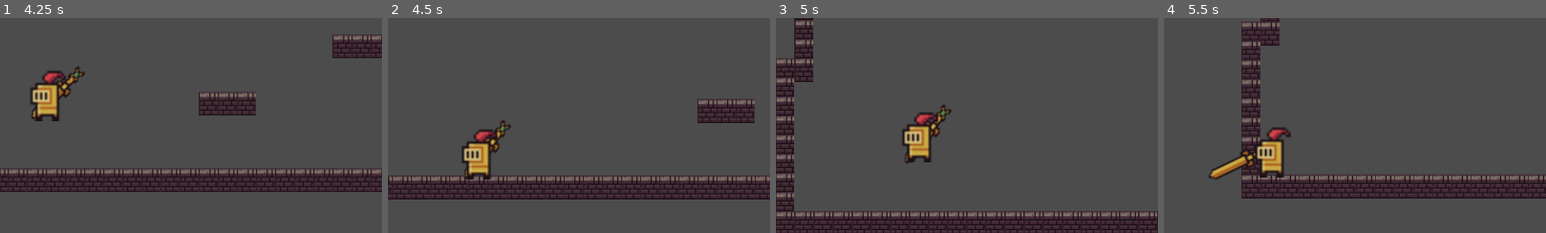
Above: before the commit, frames 1-4 (left to right).
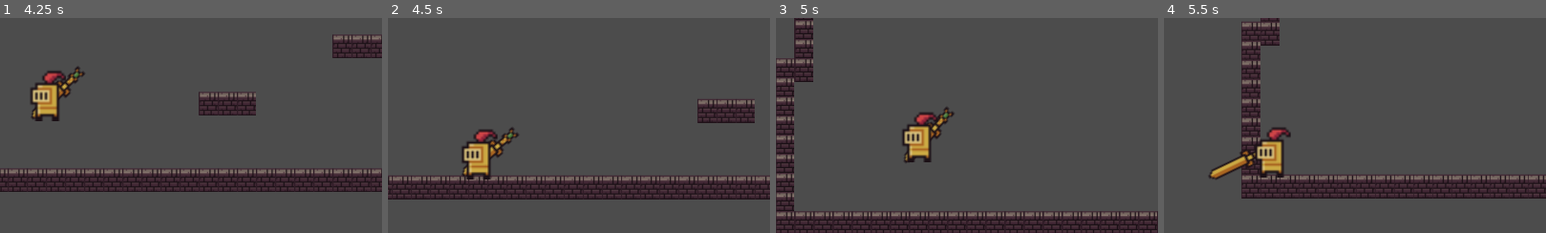
Above: after the commit, the same moments.

Repository: gregpennefather/jingle-game-jam-entry-2019
Game: Godot game, scene res://Scenes/DungeonScene.tscn
Same seed, same stepped clock (60 frames per second), same inputs: the game is played once before the commit and once after it.
Inputs (mouse positions are % of the whole screen's width and height, from its top left):
- Up to frame 1 (4.25 s): move the mouse to (72, 45) at 0.52 s; press the mouse at (72, 45) at 0.53 s; hold D (move_right) 0.53-1.28 s; tap W (jump) at 0.77, 1.52, 3.02, 3.77 s; move the mouse to (30, 55) at 1.27 s; release the mouse at (30, 55) at 1.28 s; hold Left (move_left) 1.28-2.03 s; click (30, 55) at 1.35 s; move the mouse to (60, 28) at 2.02 s; press the mouse at (60, 28) at 2.03 s; hold D (move_right) 2.03-3.53 s; move the mouse to (45, 70) at 2.77 s; release the mouse at (45, 70) at 2.78 s; click (45, 70) at 2.85 s; move the mouse to (80, 65) at 3.52 s; press the mouse at (80, 65) at 3.53 s; hold Left (move_left) from 3.53 s (still down)
- Up to frame 2 (4.5 s): keep holding Left (move_left); move the mouse to (20, 35) at 4.27 s; release the mouse at (20, 35) at 4.28 s; click (20, 35) at 4.35 s
- Up to frame 3 (5 s): keep holding Left (move_left); tap W (jump) at 4.52 s
- Up to frame 4 (5.5 s): keep holding Left (move_left); move the mouse to (55, 50) at 5.02 s; press the mouse at (55, 50) at 5.03 s
The pictures show only the part of the screen within x 24-74%, y 18-68%; the shares and areas given below are measured in that part.

Frame 1 is identical in both runs. In frame 2, 0.7% of the frame differs, in the area x 19-35%, y 47-75%; in frame 3, 0.4%; in frame 4, nothing differs.

Commit message:
Player hit animation

Diff:
--- a/Game/Enemies/BaseEnemy.tscn
+++ b/Game/Enemies/BaseEnemy.tscn
@@ -69,4 +69,11 @@
 anims/die = SubResource( 2 )
 anims/idle = SubResource( 3 )
 anims/run = SubResource( 4 )
+
+[node name="CollisionArea" type="Area2D" parent="."]
+collision_layer = 0
+
+[node name="CollisionShape2D" type="CollisionShape2D" parent="CollisionArea"]
+shape = SubResource( 1 )
 [connection signal="animation_finished" from="AnimationPlayer" to="." method="_on_AnimationPlayer_animation_finished"]
+[connection signal="body_entered" from="CollisionArea" to="." method="_on_CollisionArea_body_entered"]
--- a/Game/Enemies/Enemy.gd
+++ b/Game/Enemies/Enemy.gd
@@ -12,7 +12,12 @@
 	enemy.alive = false
 	enemy.animation_player.play("die")
 
-
 func _on_AnimationPlayer_animation_finished(anim_name: String) -> void:
 	if anim_name == "die":
 		call_deferred("queue_free")
+
+
+func _on_CollisionArea_body_entered(body):
+	if body.has_method('_on_Player_hit'):
+		print('collision')
+		Events.emit_signal("player_hit", body)
--- a/Game/Player/Body/Body.gd
+++ b/Game/Player/Body/Body.gd
@@ -34,19 +34,21 @@
 		scale.x = abs(scale.x) * -1
 
 func play_run_animation():
-	$Frame/AnimationPlayer.play("run")
+	if $Frame/AnimationPlayer.current_animation != "hit":
+		$Frame/AnimationPlayer.play("run")
 	if HasSword:
 		if $Sword/AnimationPlayer.current_animation == "run" or $Sword/AnimationPlayer.current_animation == "idle":
 			$Sword/AnimationPlayer.play("run")
+
+func play_hit_animation():
+	$Frame/AnimationPlayer.play("hit")
 
 func play_attack_animation():
 	if HasSword:
 		$Sword/AnimationPlayer.play("swing")
 
-
 func _on_Sword_AnimationPlayer_animation_finished(anim_name: String) -> void:
-	if anim_name == "swing":
-		$Sword/AnimationPlayer.play("idle")
+	$Sword/AnimationPlayer.play("idle")
 
 
 func _on_SwingArea_body_entered(body):
--- a/Game/Player/Body/Body.tscn
+++ b/Game/Player/Body/Body.tscn
@@ -159,6 +159,34 @@
 "values": [ false, false, true, false ]
 }
 
+[sub_resource type="Animation" id=7]
+resource_name = "hit"
+length = 0.2
+tracks/0/type = "value"
+tracks/0/path = NodePath("Frame/ArmouredSprite:modulate")
+tracks/0/interp = 1
+tracks/0/loop_wrap = true
+tracks/0/imported = false
+tracks/0/enabled = true
+tracks/0/keys = {
+"times": PoolRealArray( 0, 0.1, 0.2 ),
+"transitions": PoolRealArray( 1, 1, 1 ),
+"update": 0,
+"values": [ Color( 1, 1, 1, 1 ), Color( 1, 0, 0, 1 ), Color( 1, 1, 1, 1 ) ]
+}
+tracks/1/type = "value"
+tracks/1/path = NodePath("Frame/UnarmouredSprite:modulate")
+tracks/1/interp = 1
+tracks/1/loop_wrap = true
+tracks/1/imported = false
+tracks/1/enabled = true
+tracks/1/keys = {
+"times": PoolRealArray( 0, 0.1, 0.2 ),
+"transitions": PoolRealArray( 1, 1, 1 ),
+"update": 0,
+"values": [ Color( 1, 1, 1, 1 ), Color( 1, 0, 0, 1 ), Color( 1, 1, 1, 1 ) ]
+}
+
 [sub_resource type="Animation" id=3]
 
 [sub_resource type="Animation" id=4]
@@ -243,6 +271,7 @@
 
 [node name="AnimationPlayer" type="AnimationPlayer" parent="Frame"]
 root_node = NodePath("../..")
+anims/hit = SubResource( 7 )
 anims/idle = SubResource( 3 )
 anims/run = SubResource( 4 )
 [connection signal="animation_finished" from="Sword/AnimationPlayer" to="." method="_on_Sword_AnimationPlayer_animation_finished"]
--- a/Game/Player/Player.gd
+++ b/Game/Player/Player.gd
@@ -10,6 +10,7 @@
 func _ready():
 	Events.connect("player_moved", self, "_on_Player_moved")
 	Events.connect("player_attacked", self, "_on_Player_attacked")
+	Events.connect("player_hit", self, "_on_Player_hit")
 	update_body()
 
 func update_body():
@@ -25,3 +26,7 @@
 
 static func _on_Player_attacked(player: Player) -> void:
 	player.body.play_attack_animation()
+
+static func _on_Player_hit(player: Player) -> void:
+	print('hit')
+	player.body.play_hit_animation()
Not shown: 1 places in Game/Player/Body/Body.tscn that only renumber resources
